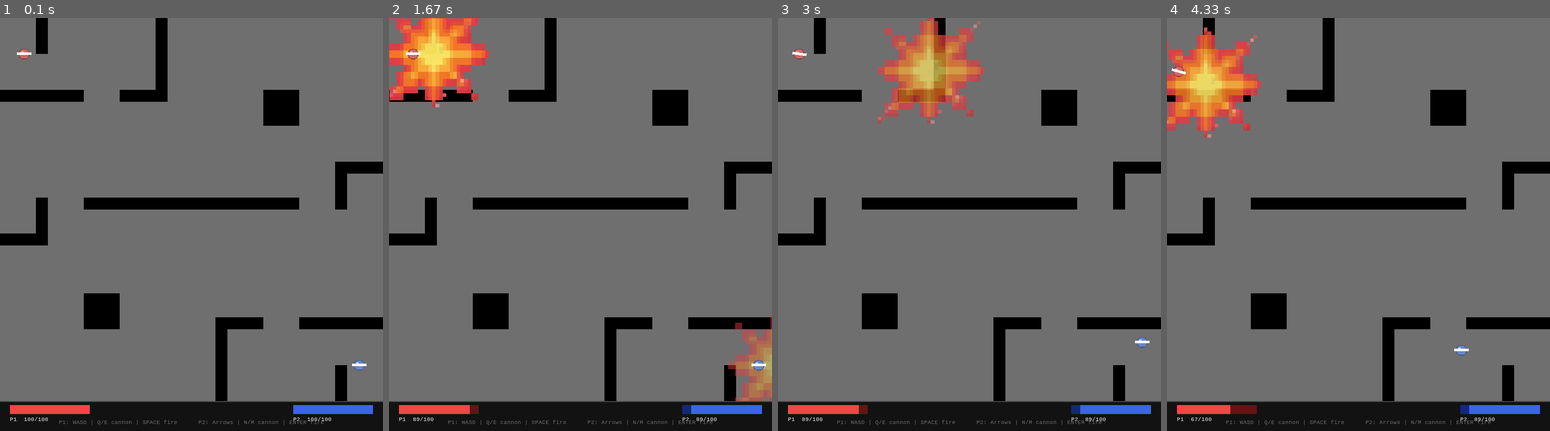
Above: before the commit, frames 1-4 (left to right).
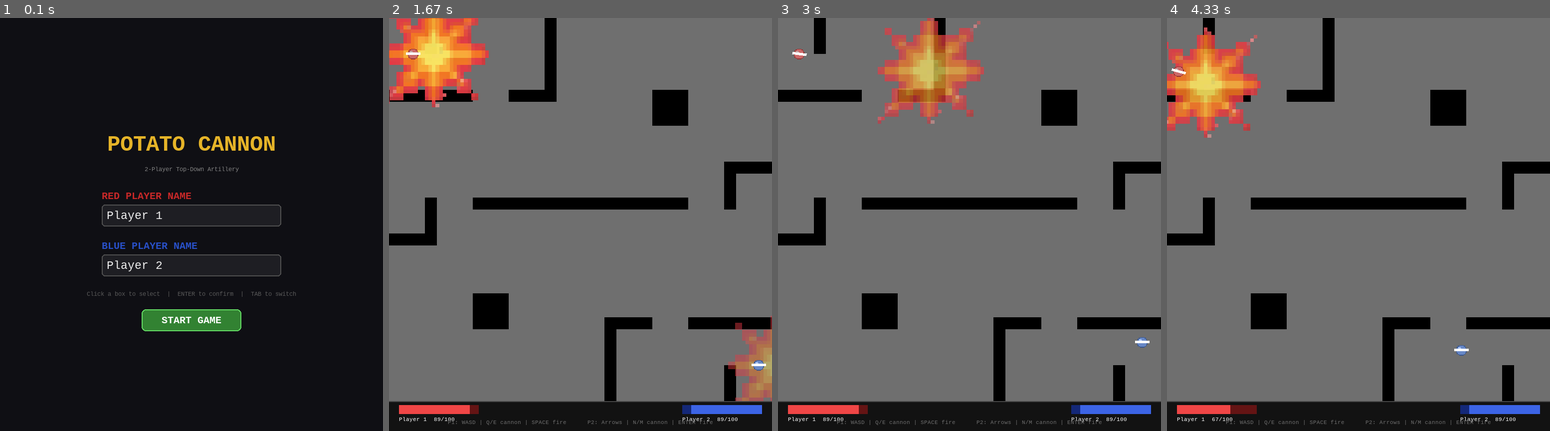
Above: after the commit, the same moments.

Repository: 9mmBull3t/pygame_internal_DGT1.1
Game: pygame game, started from Potato Cannon Game/POTATO_CANNON.py
The game is run twice, just before and just after one commit, with the same random seed, the same clock (stepped at 60 frames per second) and the same inputs.
Inputs:
- Up to frame 1 (0.1 s): no input
- Up to frame 2 (1.67 s): tap Enter at 0.33, 1.22 s; hold R 0.67-1.13 s; hold Right 0.67-1.13 s; hold Right from 1.55 s (still down); tap Space at 1.62 s
- Up to frame 3 (3 s): tap Space at 1.92, 2.17, 2.5, 2.8 s; release Right at 2.02 s; hold Up 2.1-2.4 s; hold W 2.1-2.4 s; tap E at 2.25 s; hold Right 2.43-2.9 s; hold D 2.43-2.9 s; hold Left from 2.93 s (still down); hold A from 2.93 s (still down)
- Up to frame 4 (4.33 s): tap Space at 3, 3.3, 3.57, 3.9, 4.2 s; release Left at 3.47 s; release A at 3.47 s; hold Down 3.5-3.8 s; hold S 3.5-3.8 s; tap E at 3.65 s; hold Left 3.83-4.23 s; hold A 3.83-4.23 s; hold Up from 4.27 s (still down); hold W from 4.27 s (still down)

The runs differ from the first frame. In frame 1, 87% of the frame differs, in the area x 0-100%, y 0-99%; in frame 2, 0.1%; in frame 3, 0.1%; in frame 4, 0.1%.

Commit message:
Created a start screen where players can set their names created and end screen where players can choose to quit / restart

Diff:
--- a/Potato Cannon Game/POTATO_CANNON.py
+++ b/Potato Cannon Game/POTATO_CANNON.py
@@ -298,41 +298,131 @@
     pygame.draw.line(surface, (70,70,70), (0, hy), (WIN_W, hy), 2)
     pygame.draw.rect(surface, (100,20,20), (20, hy+8, 160, 18))
     pygame.draw.rect(surface, (240,70,70), (20, hy+8, int(160*max(p1.hp,0)/100), 18))
-    surface.blit(font.render(f"P1  {p1.hp}/100", True, (255,255,255)), (20, hy+30))
+    surface.blit(font.render(f"{p1.name}  {p1.hp}/100", True, (255,255,255)), (20, hy+30))
     bx2 = WIN_W - 180
     pygame.draw.rect(surface, (20,40,120), (bx2, hy+8, 160, 18))
     w2 = int(160 * max(p2.hp,0) / 100)
     pygame.draw.rect(surface, (60,100,230), (bx2 + 160 - w2, hy+8, w2, 18))
-    surface.blit(font.render(f"P2  {p2.hp}/100", True, (255,255,255)), (bx2, hy+30))
+    surface.blit(font.render(f"{p2.name}  {p2.hp}/100", True, (255,255,255)), (bx2, hy+30))
     tip = font.render(
         "P1: WASD | Q/E cannon | SPACE fire      P2: Arrows | N/M cannon | ENTER fire",
         True, (110,110,110))
     surface.blit(tip, tip.get_rect(center=(WIN_W//2, hy+42)))
 
 
-def draw_game_over(surface, winner, font_big, font_small):
+def draw_game_over(surface, winner, font_big, font_small, p1_name="Player 1", p2_name="Player 2"):
     overlay = pygame.Surface((WIN_W, WIN_H - 60), pygame.SRCALPHA)
     overlay.fill((0, 0, 0, 170))
     surface.blit(overlay, (0, 0))
     if winner == 0:
         msg, col = "Draw!", (255,215,0)
     elif winner == 1:
-        msg, col = "Player 1 Wins!", (230,60,60)
+        msg, col = f"{p1_name} Wins!", (230,60,60)
     else:
-        msg, col = "Player 2 Wins!", (60,100,230)
+        msg, col = f"{p2_name} Wins!", (60,100,230)
     txt = font_big.render(msg, True, col)
     surface.blit(txt, txt.get_rect(center=(WIN_W//2, WIN_H//2 - 40)))
     sub = font_small.render("R = restart   ESC = quit", True, (200,200,200))
     surface.blit(sub, sub.get_rect(center=(WIN_W//2, WIN_H//2 + 20)))
 
 
-def make_players(col_map):
+
+def start_screen(screen, clock):
+    """Show name-entry screen. Returns (p1_name, p2_name)."""
+    font_title  = pygame.font.SysFont("consolas", 48, bold=True)
+    font_label  = pygame.font.SysFont("consolas", 22, bold=True)
+    font_input  = pygame.font.SysFont("consolas", 26)
+    font_hint   = pygame.font.SysFont("consolas", 14)
+
+    names   = ["Player 1", "Player 2"]
+    active  = None   # which box is focused: 0, 1, or None
+    colors  = [(200, 40,  40),  (40,  80, 200)]
+    box_rects = [
+        pygame.Rect(WIN_W // 2 - 180, WIN_H // 2 - 40, 360, 44),
+        pygame.Rect(WIN_W // 2 - 180, WIN_H // 2 + 60, 360, 44),
+    ]
+
+    while True:
+        for event in pygame.event.get():
+            if event.type == pygame.QUIT:
+                pygame.quit(); import sys; sys.exit()
+            if event.type == pygame.KEYDOWN:
+                if event.key == pygame.K_ESCAPE:
+                    pygame.quit(); import sys; sys.exit()
+                if event.key == pygame.K_RETURN or event.key == pygame.K_KP_ENTER:
+                    # Move focus to next box or start game
+                    if active == 0:
+                        active = 1
+                    else:
+                        return names[0] or "Player 1", names[1] or "Player 2"
+                if event.key == pygame.K_TAB:
+                    active = 1 if active == 0 else 0
+                if active is not None:
+                    if event.key == pygame.K_BACKSPACE:
+                        names[active] = names[active][:-1]
+                    elif event.unicode.isprintable() and len(names[active]) < 16:
+                        names[active] += event.unicode
+            if event.type == pygame.MOUSEBUTTONDOWN and event.button == 1:
+                active = None
+                for i, rect in enumerate(box_rects):
+                    if rect.collidepoint(event.pos):
+                        active = i
+                        break
+
+        # ── draw ────────────────────────────────────────────────────────────
+        screen.fill((15, 15, 20))
+
+        # Title
+        title = font_title.render("POTATO CANNON", True, (230, 180, 40))
+        screen.blit(title, title.get_rect(center=(WIN_W // 2, WIN_H // 2 - 160)))
+        sub = font_hint.render("2-Player Top-Down Artillery", True, (130, 130, 130))
+        screen.blit(sub, sub.get_rect(center=(WIN_W // 2, WIN_H // 2 - 110)))
+
+        labels = ["RED PLAYER NAME", "BLUE PLAYER NAME"]
+        for i, (rect, col, label) in enumerate(zip(box_rects, colors, labels)):
+            # Label above box
+            lbl = font_label.render(label, True, col)
+            screen.blit(lbl, (rect.x, rect.y - 28))
+
+            # Box background
+            border_col = (255, 255, 255) if active == i else (80, 80, 80)
+            pygame.draw.rect(screen, (30, 30, 35), rect, border_radius=6)
+            pygame.draw.rect(screen, border_col, rect, 2, border_radius=6)
+
+            # Text inside box
+            display = names[i]
+            if active == i and (pygame.time.get_ticks() // 500) % 2 == 0:
+                display += "|"   # blinking cursor
+            txt = font_input.render(display, True, (240, 240, 240))
+            screen.blit(txt, (rect.x + 10, rect.y + 9))
+
+        # Start hint
+        hint = font_hint.render("Click a box to select  |  ENTER to confirm  |  TAB to switch", True, (90, 90, 90))
+        screen.blit(hint, hint.get_rect(center=(WIN_W // 2, WIN_H // 2 + 140)))
+
+        start_btn = pygame.Rect(WIN_W // 2 - 100, WIN_H // 2 + 170, 200, 44)
+        pygame.draw.rect(screen, (50, 130, 50), start_btn, border_radius=8)
+        pygame.draw.rect(screen, (100, 220, 100), start_btn, 2, border_radius=8)
+        btn_txt = font_label.render("START GAME", True, (255, 255, 255))
+        screen.blit(btn_txt, btn_txt.get_rect(center=start_btn.center))
+
+        # Start button click
+        if pygame.mouse.get_pressed()[0]:
+            if start_btn.collidepoint(pygame.mouse.get_pos()):
+                return names[0] or "Player 1", names[1] or "Player 2"
+
+        pygame.display.flip()
+        clock.tick(60)
+
+def make_players(col_map, name1="Player 1", name2="Player 2"):
     c1 = dict(up=pygame.K_w, down=pygame.K_s, left=pygame.K_a, right=pygame.K_d,
               cannon_left=pygame.K_q, cannon_right=pygame.K_e, fire=pygame.K_SPACE)
     c2 = dict(up=pygame.K_UP, down=pygame.K_DOWN, left=pygame.K_LEFT, right=pygame.K_RIGHT,
               cannon_left=pygame.K_n, cannon_right=pygame.K_m, fire=pygame.K_RETURN)
     p1 = Player("assets/RedPlayer.png",  (20, 20),   c1, col_map, player_id=1)
     p2 = Player("assets/BluePlayer.png", (236, 236), c2, col_map, player_id=2)
+    p1.name = name1
+    p2.name = name2
     return p1, p2
 
 
@@ -358,7 +448,15 @@
         explosions = pygame.sprite.Group()
         return p1, p2, bullets, explosions
 
-    p1, p2, bullets, explosions = new_game()
+    p1_name, p2_name = start_screen(screen, clock)
+
+    def new_game_named():
+        p1, p2 = make_players(col_map, p1_name, p2_name)
+        bullets    = pygame.sprite.Group()
+        explosions = pygame.sprite.Group()
+        return p1, p2, bullets, explosions
+
+    p1, p2, bullets, explosions = new_game_named()
     game_over = False
     winner    = None
 
@@ -372,7 +470,7 @@
                 if event.key == pygame.K_ESCAPE:
                     pygame.quit(); sys.exit()
                 if event.key == pygame.K_r:
-                    p1, p2, bullets, explosions = new_game()
+                    p1, p2, bullets, explosions = new_game_named()
                     game_over = False; winner = None
 
         if not game_over:
@@ -421,7 +519,7 @@
         p2.draw(screen)
         draw_hud(screen, p1, p2, font_small)
         if game_over:
-            draw_game_over(screen, winner, font_big, font_small)
+            draw_game_over(screen, winner, font_big, font_small, p1.name, p2.name)
 
         pygame.display.flip()
         clock.tick(FPS)
